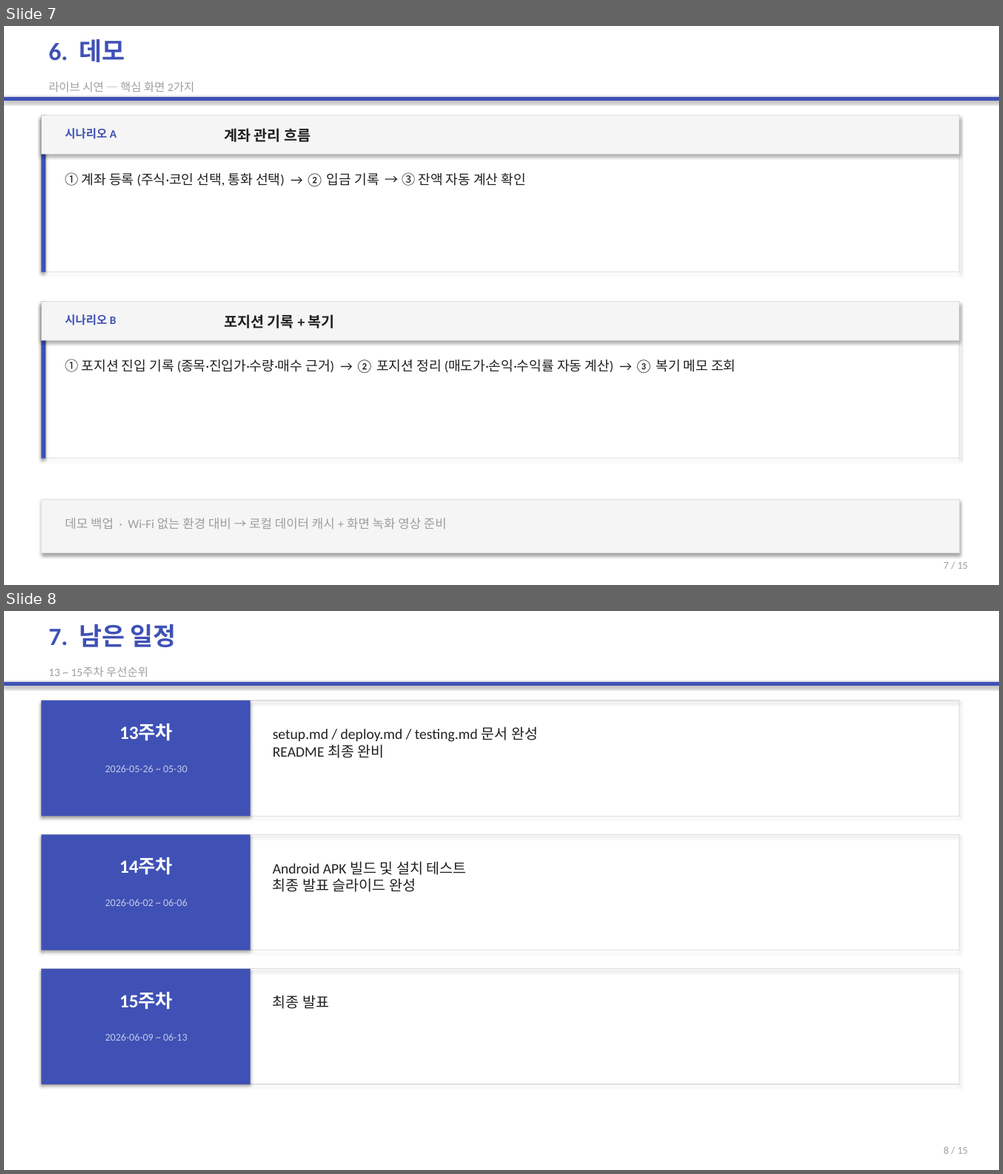
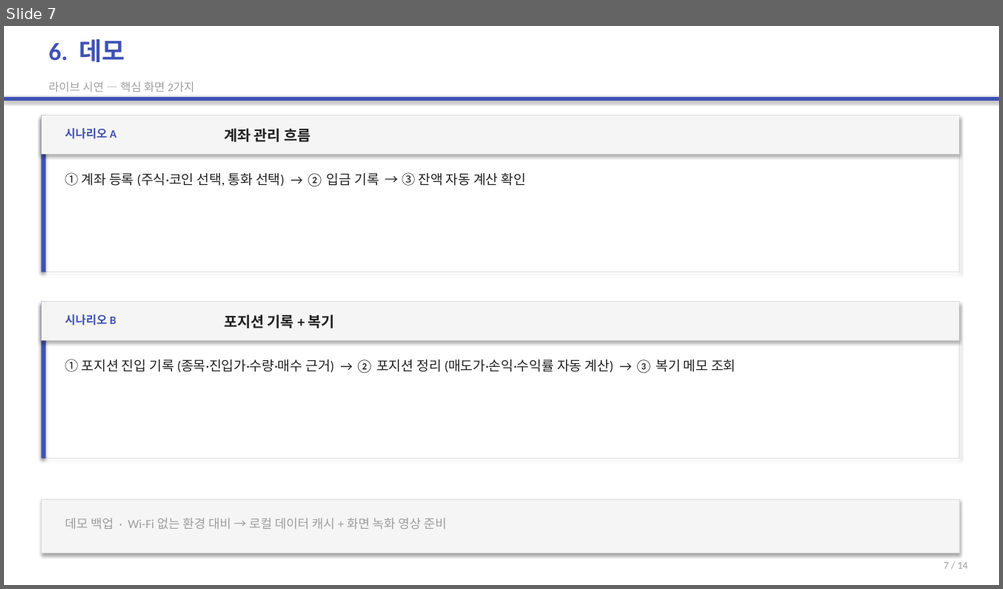
Before and after one commit to 2022136020/project_c, a slide deck: portfolio-tracker/presentation/portfolio-tracker-final.pptx. Shown one above the other, each under a label of ours: slides 7 and 8 before the commit, slide 7 after it. The pictures are 1003x1174 and 1003x589 pixels, drawn with LibreOffice and Linux fonts; fonts in the diff are those of the drawing. Boxes give left, top, right and bottom in pixels: in the first picture for what was removed or moved away, otherwise in the second. Text is boxed around its words. In the diff, an @@ line names an element or a change of style, - is before the commit and + after.

```diff
--- a/portfolio-tracker/presentation/portfolio-tracker-final.pptx
+++ b/portfolio-tracker/presentation/portfolio-tracker-final.pptx
@@ slide 8 removed at (x1=4, y1=611, x2=999, y2=1170), background #FFFFFF @@
@@ text removed at (x1=48, y1=624, x2=176, y2=647) @@
-7. 남은 일정
@@ text removed at (x1=48, y1=667, x2=148, y2=677) @@
-13 ~ 15주차 우선순위
@@ rectangle removed at (x1=4, y1=682, x2=999, y2=686) @@
@@ rectangle removed at (x1=41, y1=701, x2=959, y2=816) @@
@@ rectangle removed at (x1=41, y1=701, x2=250, y2=816) @@
@@ text removed at (x1=119, y1=723, x2=173, y2=741) @@
-13주차
@@ text removed at (x1=273, y1=726, x2=538, y2=758) @@
-setup.md / deploy.md / testing.md 문서 완성
-README 최종 완비
@@ text removed at (x1=105, y1=765, x2=188, y2=772) @@
-2026-05-26 ~ 05-30
@@ rectangle removed at (x1=41, y1=834, x2=959, y2=951) @@
@@ rectangle removed at (x1=41, y1=834, x2=250, y2=951) @@
@@ text removed at (x1=119, y1=858, x2=173, y2=875) @@
-14주차
@@ text removed at (x1=273, y1=861, x2=466, y2=892) @@
-Android APK 빌드 및 설치 테스트
-최종 발표 슬라이드 완성
@@ text removed at (x1=105, y1=899, x2=188, y2=906) @@
-2026-06-02 ~ 06-06
@@ rectangle removed at (x1=41, y1=969, x2=959, y2=1085) @@
@@ rectangle removed at (x1=41, y1=969, x2=250, y2=1085) @@
@@ text removed at (x1=119, y1=992, x2=173, y2=1010) @@
-15주차
@@ text removed at (x1=273, y1=995, x2=329, y2=1009) @@
-최종 발표
@@ text removed at (x1=105, y1=1034, x2=188, y2=1041) @@
-2026-06-09 ~ 06-13
@@ text removed at (x1=943, y1=1147, x2=967, y2=1154) @@
-8 / 15
@@ slide 7 changed as well @@
@@ text at (x1=943, y1=562, x2=967, y2=569): text changed @@
-7 / 15
+7 / 14
```
Also in this commit, not shown: 13 other slides changed, 2 other files.
